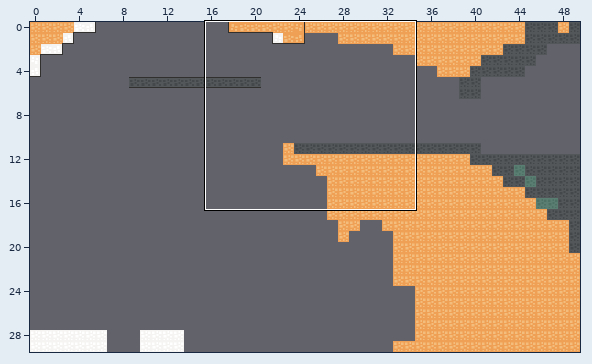
Tiled map -- js/maps/map11.tmx. Above, an overview of the earlier version with the close-up marked.
Close-up. Before the edit:
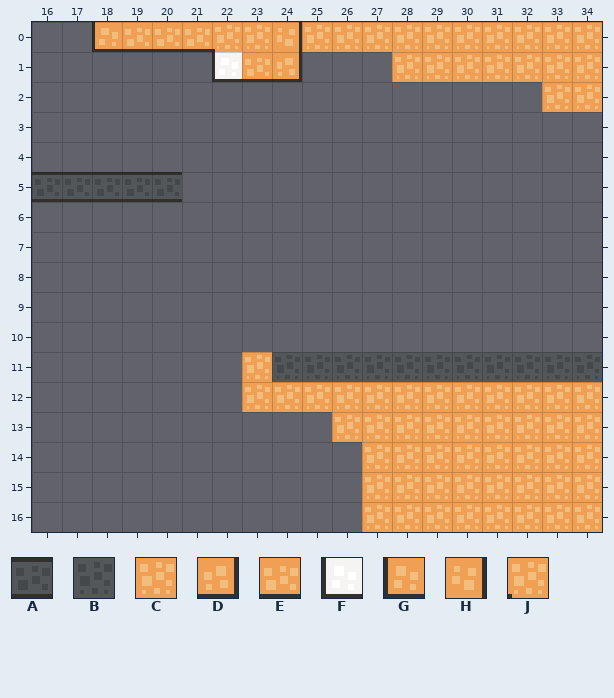
Cells are 20x20 px. Shown: x 16..34, y 0..16. The commit also changed other parts of the map, which this record leaves out.
Key: from "tiles": A 30, B 43, C 48, D 74, E 87, F 118, G 126, H 139, J 204.
_ is an empty cell.
Layer "platforms" before, first column x 16:
 0 __GEEEJCHCCCCCCCCCC
 1 ______FED___CCCCCCC
 2 _________________CC
 3 ___________________
 4 ___________________
 5 AAAAA______________
 6 ___________________
 7 ___________________
 8 ___________________
 9 ___________________
10 ___________________
11 _______CBBBBBBBBBBB
12 _______CCCCCCCCCCCC
13 __________CCCCCCCCC
14 ___________CCCCCCCC
15 ___________CCCCCCCC
16 ___________CCCCCCCC
Once edited:
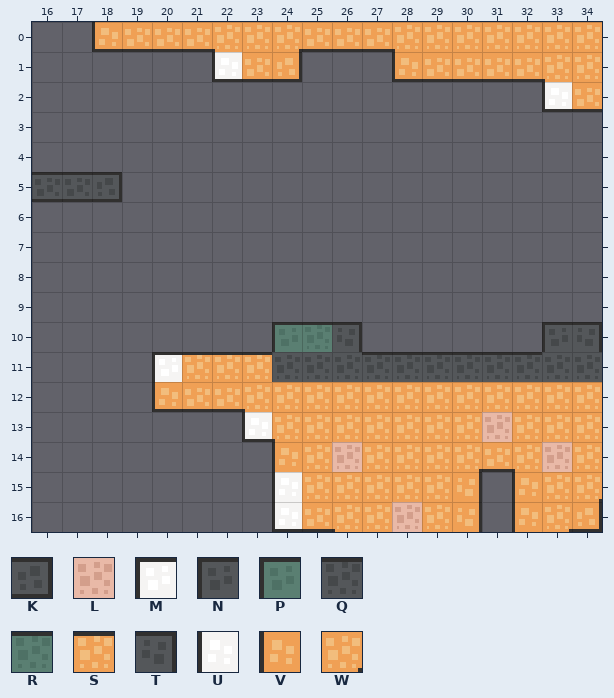
Further tiles: from "tiles": K 17, L 47, M 53, N 56, P 57, Q 95, R 96, S 100, T 108, U 144, V 152, W 191.
Difference:
Layer "platforms":
y 0: x 24..27 HCCC -> WEEE
y 1: x 28..32 CCCCC -> GEEEE
y 2: x 33..34 CC -> FE
y 5: x 18..20 AAA -> K__
y 10: x 24..26 ___ -> PRT; x 33..34 __ -> NT
y 11: x 20..23 ___C -> MSSS; x 27..32 BBBBBB -> QQQQQQ
y 12: x 20..22 ___ -> GEE
y 13: x 23..25 ___ -> FJC; x 31 C -> L
y 14: x 24..26 ___ -> VCL; x 31 C -> E; x 33 C -> L
y 15: x 24..26 ___ -> UCC; x 30..32 CCC -> H_V
y 16: x 24..26 ___ -> FEJ; x 28 C -> L; x 30..32 CCC -> H_V; x 34 C -> D
Changed places in both close-ups, as pixel boxes (x1, y1, x2, y2):
changed: (275, 22, 602, 112)
changed: (95, 172, 182, 202)
changed: (152, 322, 602, 532)
